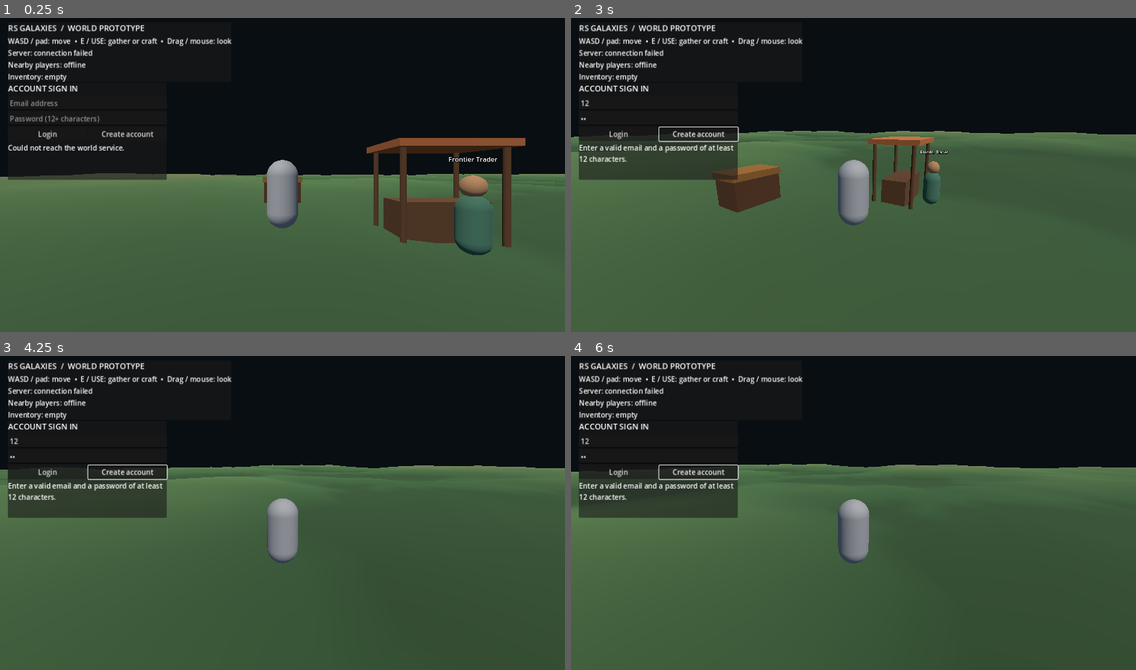
Above: before the commit, frames 1-4 (two rows, left to right).
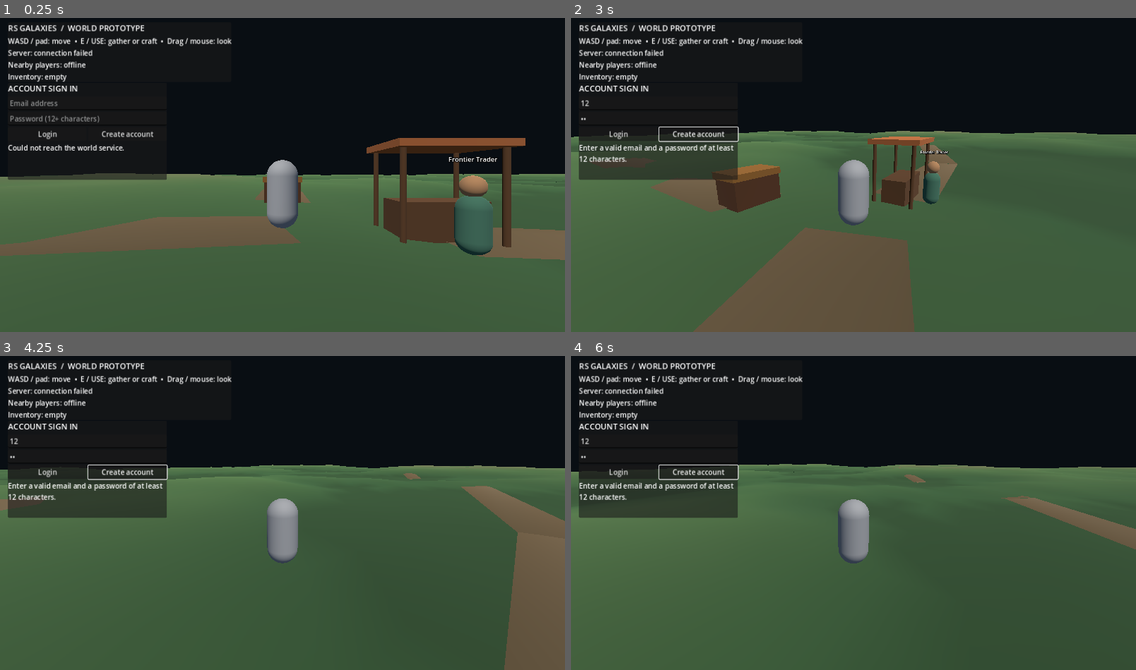
Above: after the commit, the same moments.

Repository: ViViD420/RSGalaxies-
Game: Godot game, scene res://scenes/main.tscn
Two runs of this game, one before a commit and one after it. Both use one fixed random seed, a clock stepped at 60 frames per second and the inputs below.
Inputs (mouse positions are in pixels of both pictures, inside the frame that each line leads up to):
- Up to frame 1 (0.25 s): no input
- Up to frame 2 (3 s): click (655, 102) at 0.52 s; type "12" at 0.6 s; click (655, 118) at 0.75 s; type "12" at 0.83 s; click "Login" at 1.25 s; click "Create account" at 2 s; tap Enter at 2.75 s; move the mouse to (881, 171) at 2.77 s; hold W (move_forward) from 2.78 s (still down); tap E (interact) at 2.85 s; click (881, 171) at 2.92 s
- Up to frame 3 (4.25 s): keep holding W (move_forward); tap Space (jump) at 3.02, 3.77 s; move the mouse to (254, 513) at 3.52 s; tap E (interact) at 3.6 s
- Up to frame 4 (6 s): keep holding W (move_forward); move the mouse to (864, 506) at 4.27 s; tap E (interact) at 4.35, 5.1, 5.85 s; move the mouse to (847, 516) at 5.02 s; click (847, 516) at 5.17 s; tap Space (jump) at 5.27 s; move the mouse to (893, 516) at 5.77 s

The runs differ from the first frame. In frame 1, 5.2% of the frame differs, in the area x 0-100%, y 54-78%; in frame 2, 10%, in the area x 14-69%, y 36-100%; in frame 3, 5.5%; in frame 4, 1.1%.

Commit message:
Add terrain-conforming frontier trail network with separate non-colliding mesh

Diff:
--- a/client/scripts/world_terrain.gd
+++ b/client/scripts/world_terrain.gd
@@ -119,6 +119,79 @@
 	terrain_body.collision_mask = 1
 	terrain_body.add_child(terrain_collision)
 	add_child(terrain_body)
+	_build_trails()
+
+
+func _build_trails() -> void:
+	var trail_paths: Array[PackedVector2Array] = [
+		PackedVector2Array([
+			Vector2(0.0, -4.0), Vector2(0.0, -18.0), Vector2(-4.0, -34.0),
+			Vector2(-15.0, -52.0), Vector2(-32.0, -72.0), Vector2(-48.0, -110.0)
+		]),
+		PackedVector2Array([
+			Vector2(4.0, 0.0), Vector2(18.0, 0.0), Vector2(36.0, -5.0),
+			Vector2(55.0, -17.0), Vector2(78.0, -28.0), Vector2(110.0, -38.0)
+		]),
+		PackedVector2Array([
+			Vector2(0.0, 0.0), Vector2(-16.0, 5.0), Vector2(-34.0, 14.0),
+			Vector2(-52.0, 29.0), Vector2(-78.0, 48.0), Vector2(-110.0, 65.0)
+		]),
+		PackedVector2Array([
+			Vector2(0.0, 6.0), Vector2(4.0, 24.0), Vector2(18.0, 42.0),
+			Vector2(38.0, 61.0), Vector2(62.0, 82.0), Vector2(85.0, 110.0)
+		])
+	]
+	var trail_surface := SurfaceTool.new()
+	trail_surface.begin(Mesh.PRIMITIVE_TRIANGLES)
+	var trail_width := 2.6
+	for path in trail_paths:
+		for index in range(path.size() - 1):
+			_add_trail_segment(trail_surface, path[index], path[index + 1], trail_width)
+	trail_surface.index()
+	trail_surface.generate_normals()
+	var trail_mesh := trail_surface.commit()
+	if trail_mesh == null or trail_mesh.get_surface_count() == 0:
+		push_error("WorldTerrain could not generate trail mesh surfaces.")
+		return
+	var trail_material := StandardMaterial3D.new()
+	trail_material.vertex_color_use_as_albedo = true
+	trail_material.roughness = 1.0
+	trail_material.cull_mode = BaseMaterial3D.CULL_DISABLED
+	var trails := MeshInstance3D.new()
+	trails.name = "TrailSurface"
+	trails.mesh = trail_mesh
+	trails.material_override = trail_material
+	trails.cast_shadow = GeometryInstance3D.SHADOW_CASTING_SETTING_OFF
+	add_child(trails)
+
+
+func _add_trail_segment(surface: SurfaceTool, start: Vector2, finish: Vector2, width: float) -> void:
+	var direction := (finish - start).normalized()
+	if direction.length_squared() <= 0.0001:
+		return
+	var side := Vector2(-direction.y, direction.x) * width * 0.5
+	var left_start := start + side
+	var right_start := start - side
+	var left_finish := finish + side
+	var right_finish := finish - side
+	var offset := 0.035
+	var v00 := Vector3(left_start.x, get_height_at(left_start.x, left_start.y) + offset, left_start.y)
+	var v01 := Vector3(left_finish.x, get_height_at(left_finish.x, left_finish.y) + offset, left_finish.y)
+	var v10 := Vector3(right_start.x, get_height_at(right_start.x, right_start.y) + offset, right_start.y)
+	var v11 := Vector3(right_finish.x, get_height_at(right_finish.x, right_finish.y) + offset, right_finish.y)
+	var path_color := Color(0.36, 0.29, 0.19)
+	surface.set_color(path_color)
+	surface.add_vertex(v00)
+	surface.set_color(path_color.lightened(0.06))
+	surface.add_vertex(v01)
+	surface.set_color(path_color.darkened(0.08))
+	surface.add_vertex(v10)
+	surface.set_color(path_color.darkened(0.08))
+	surface.add_vertex(v10)
+	surface.set_color(path_color.lightened(0.06))
+	surface.add_vertex(v01)
+	surface.set_color(path_color)
+	surface.add_vertex(v11)
 
 
 func _add_vertex(surface: SurfaceTool, position: Vector3, uv: Vector2) -> void:
